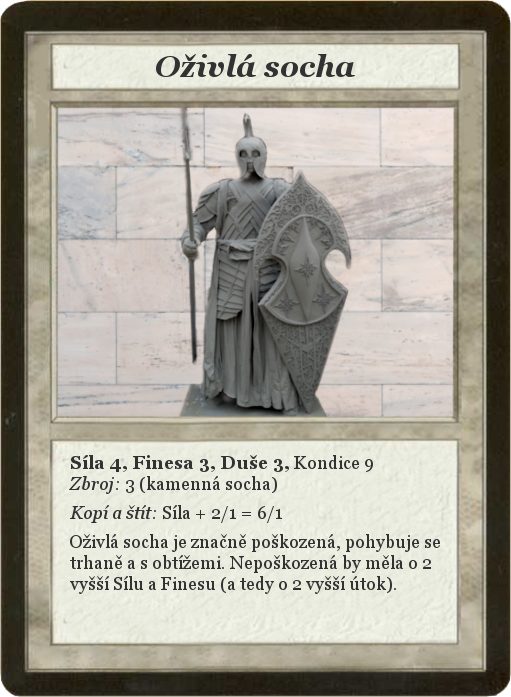
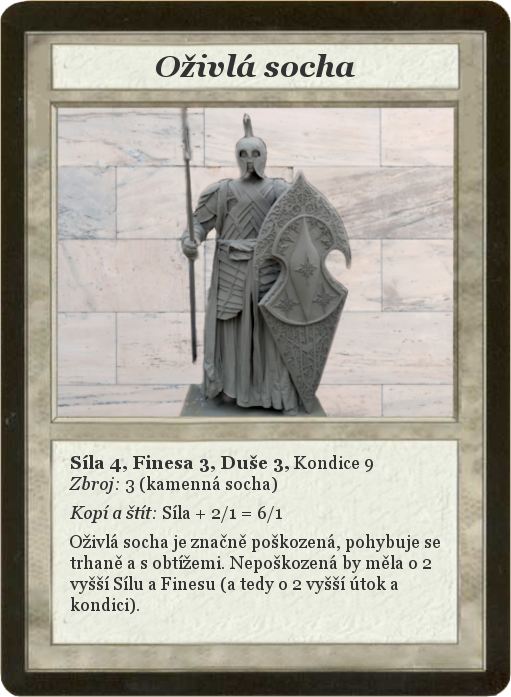
Layered file, before and after one edit (511x697). Changes by layer:
painted on "Síla 4, Finesa 3, Duše 3, Kond..." over (x1=71, y1=577, x2=398, y2=614)
